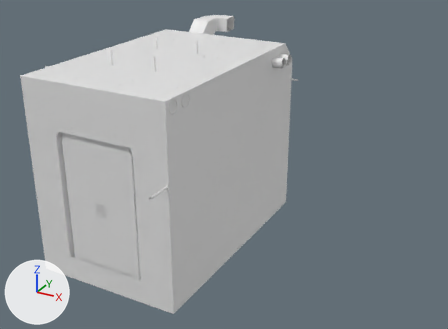
Two versions of the glTF model assets/Interior1_Panel1.glb, one commit apart.
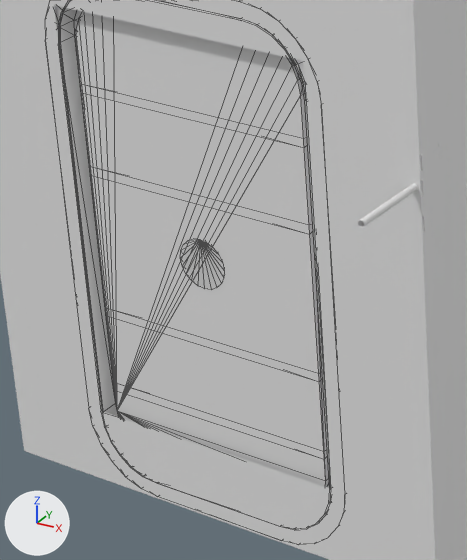
The first picture shows the older version from a camera (50 mm lens) standing at (3.85, -6.75, 3.97) and looking at (0.72, -1.06, 1.13). The close-ups show the older and then the newer version on the part from 9% to 41% of the width and 39% to 92% of the height of that picture. Only the edits that show in the close-ups are written down. Lighting does not change. The marker at lower left points along +X, +Y and +Z. The close-ups show mesh edges as thin lines. Where no turn or scale is listed for an object, it has been applied to the vertices.

Names of what the first close-up shows: 'SM_Door1_Frame', 'SM_Door1_Panel', 'SM_Interior1', 'SM_Pipes1_12'.
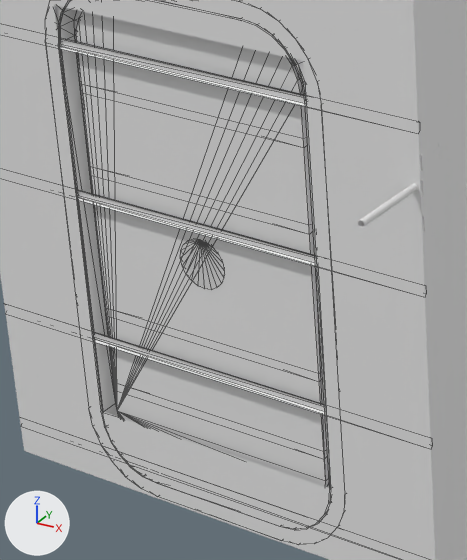
Edits to the bpy script that builds the scene:
```text
Add me_cube_200:
    me_cube_200.from_pydata(...)  # 44 vertices, 34 faces; spans x -1.71..0.03, y 0.0..0.02, z -0.02..2.01
Add ob_sm_beams_2:
    ob_sm_beams_2 = bpy.data.objects.new('SM_Beams_2', me_cube_200)
    ob_sm_beams_2.location = (0.839, -2.412, 0.122)
```

What differs and where, as boxes (x1, y1, x2, y2) in the close-ups (467 x 560 px):
'SM_Beams_2', added
    after: (5, 30, 433, 557)
